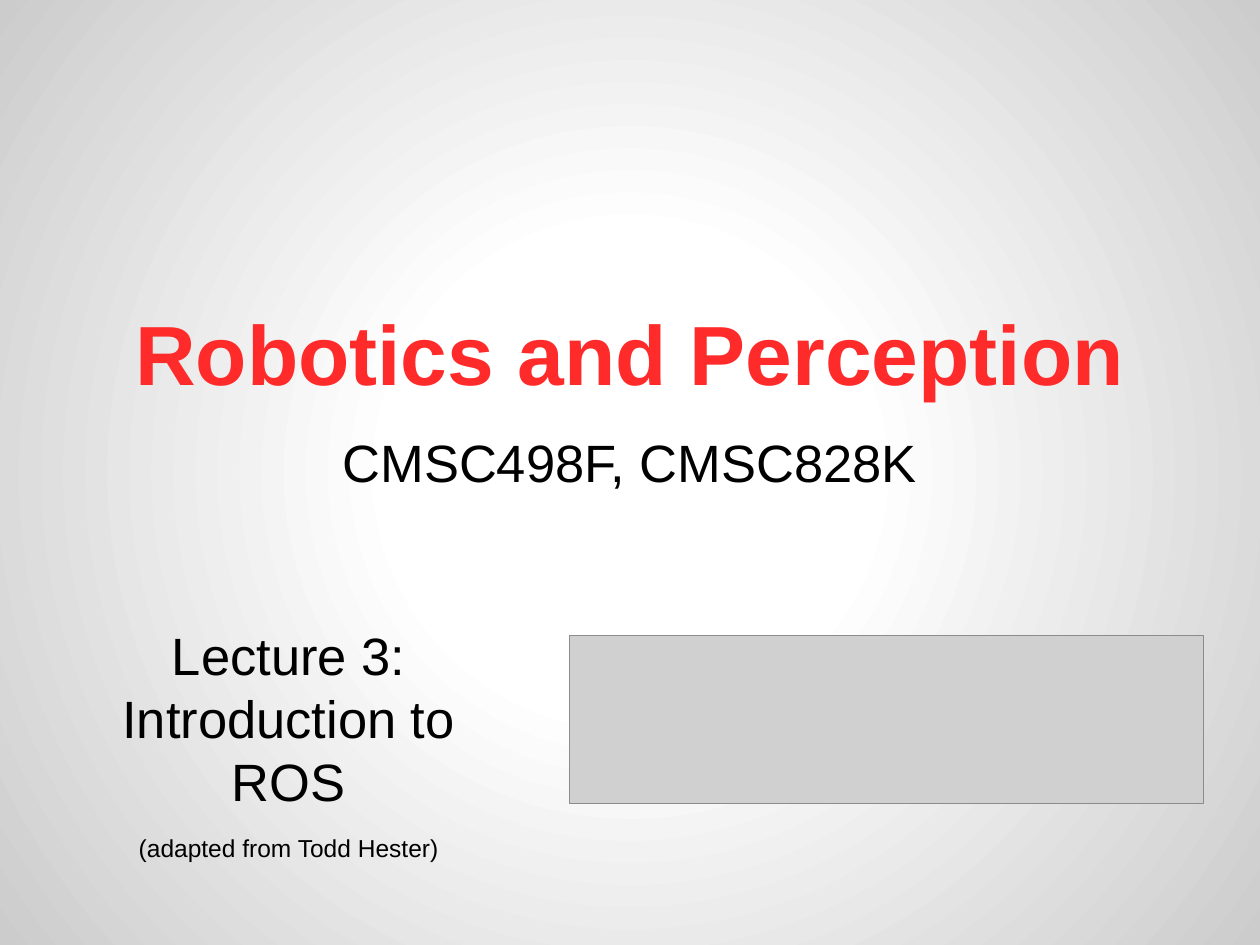
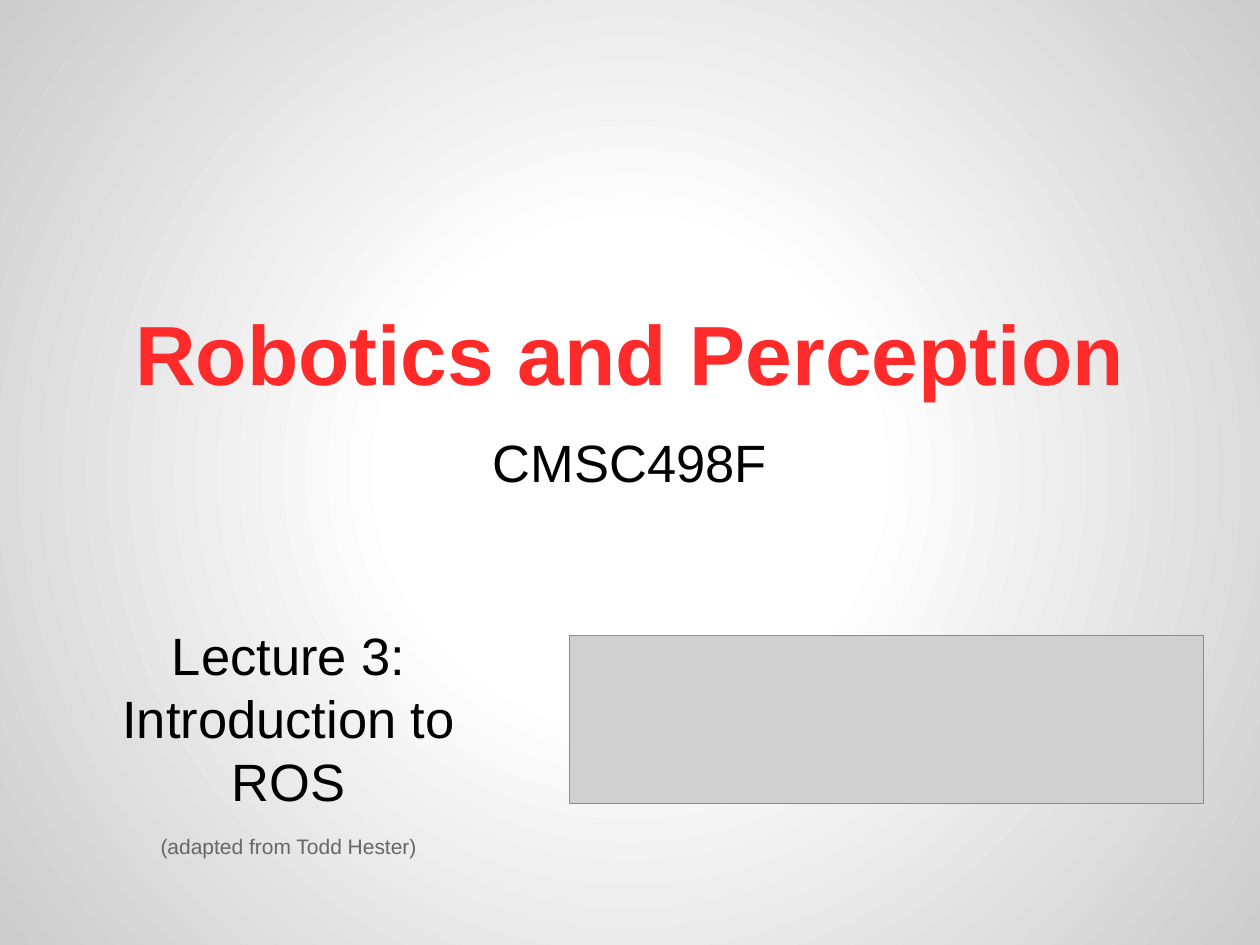
Before and after one commit to amitrokh/CMSC498F, a slide deck: slide 1 of lectures/week_2/Introduction to ROS.pptx. Drawn at 1260x945 pixels with LibreOffice and Linux fonts; fonts in the diff are those of the drawing; grey boxes stand for pictures. Boxes give left, top, right and bottom in pixels: in the first picture for what was removed or moved away, otherwise in the second. Text is boxed around its words. In the diff, an @@ line names an element or a change of style, - is before the commit and + after.

```diff
--- a/lectures/week_2/Introduction to ROS.pptx
+++ b/lectures/week_2/Introduction to ROS.pptx
@@ subtitle at bbox=[493, 445, 767, 483]: text changed @@
-CMSC498F, CMSC828K
+CMSC498F
@@ text "(adapted from Todd Hester)" at bbox=[161, 839, 417, 858]: size 14 to 12 pt, text colour #000000 to #666666 @@
```
Also in this commit, not shown: 7 other slides changed, 1 slide removed, 1 other file.
